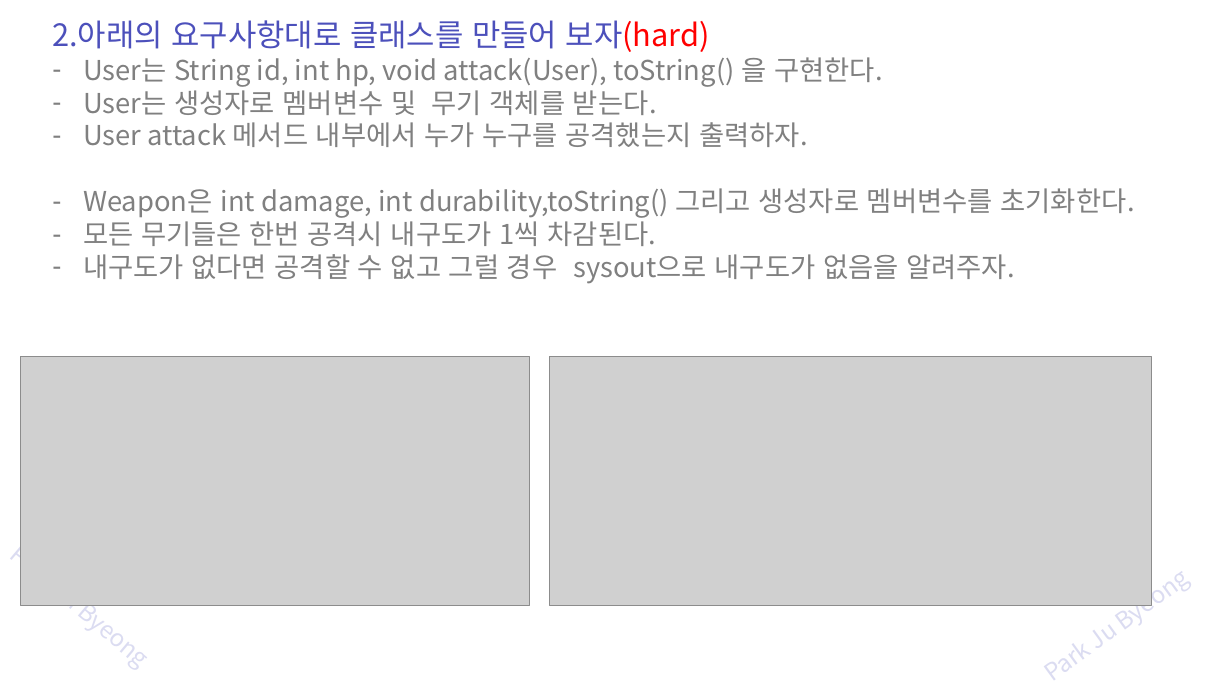
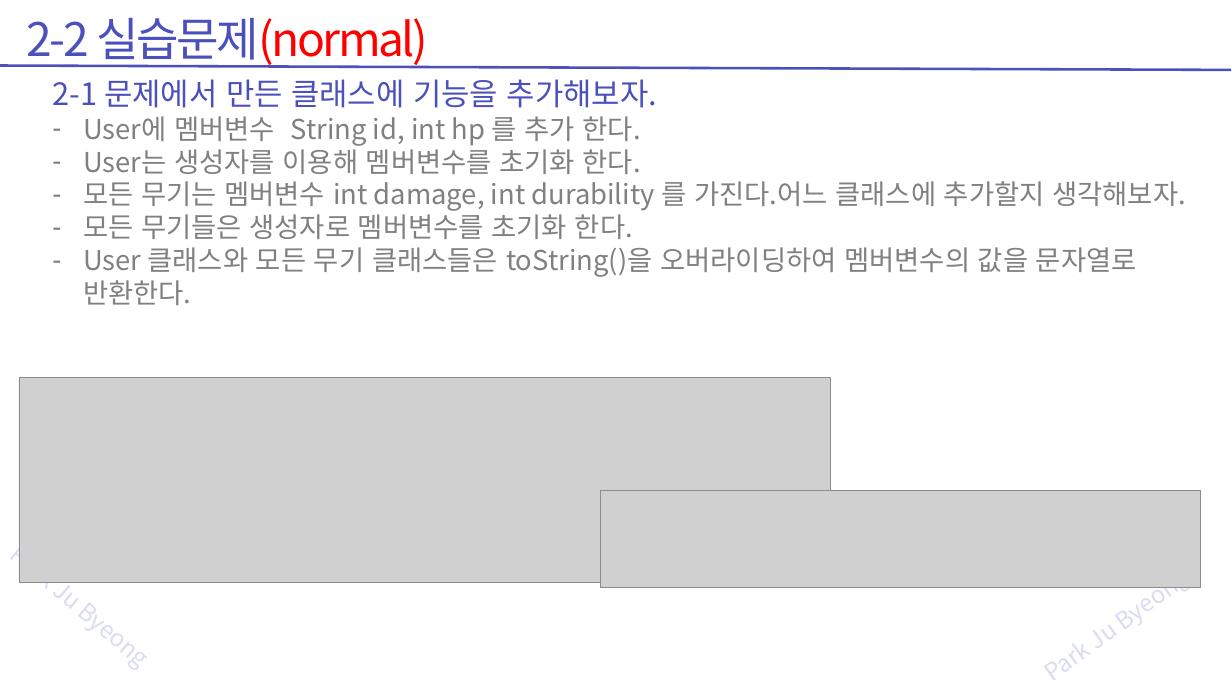
Before and after one commit to zest132/JavaLecture, a slide deck: slide 79 of JavaLecture/LectureFile/java 11강 인터페이스와다형성.pptx (slide 78 before the commit). Drawn at 1232x693 pixels with LibreOffice and Linux fonts; fonts in the diff are those of the drawing; grey boxes stand for pictures. Boxes give left, top, right and bottom in pixels: in the first picture for what was removed or moved away, otherwise in the second. Text is boxed around its words. In the diff, an @@ line names an element or a change of style, - is before the commit and + after.

```diff
--- a/JavaLecture/LectureFile/java 11강 인터페이스와다형성.pptx
+++ b/JavaLecture/LectureFile/java 11강 인터페이스와다형성.pptx
@@ text added at bbox=[27, 18, 429, 68], 54 pt, text #FF0000 @@
+2-2 실습문제(normal)
@@ line added from (1231, 70) to (0, 65), #4C50BC 3 pt @@
@@ text at bbox=[52, 79, 1186, 305]: text changed @@
-2.아래의 요구사항대로 클래스를 만들어 보자(hard)
-– User는 String id, int hp, void attack(User), toString() 을 구현한다.
-– User는 생성자로 멤버변수 및 무기 객체를 받는다.
-– User attack 메서드 내부에서 누가 누구를 공격했는지 출력하자.
-– Weapon은 int damage, int durability,toString() 그리고 생성자로 멤버변수를 초기화한다.
-– 모든 무기들은 한번 공격시 내구도가 1씩 차감된다.
-– 내구도가 없다면 공격할 수 없고 그럴 경우 sysout으로 내구도가 없음을 알려주자.
+2-1 문제에서 만든 클래스에 기능을 추가해보자.
+– User에 멤버변수 String id, int hp 를 추가 한다.
+– User는 생성자를 이용해 멤버변수를 초기화 한다.
+– 모든 무기는 멤버변수 int damage, int durability 를 가진다.어느 클래스에 추가할지 생각해보자.
+– 모든 무기들은 생성자로 멤버변수를 초기화 한다.
+– User 클래스와 모든 무기 클래스들은 toString()을 오버라이딩하여 멤버변수의 값을 문자열로 반환한다.
@@ picture removed at bbox=[549, 357, 1151, 606] @@
@@ picture: place and size @@
-picture at bbox=[20, 357, 530, 606]
+picture at bbox=[19, 377, 830, 582]
@@ picture added at bbox=[601, 490, 1201, 588] @@
```
Also in this commit, not shown: 3 other slides changed, 8 slides added, 6 slides removed, 17 other files.
